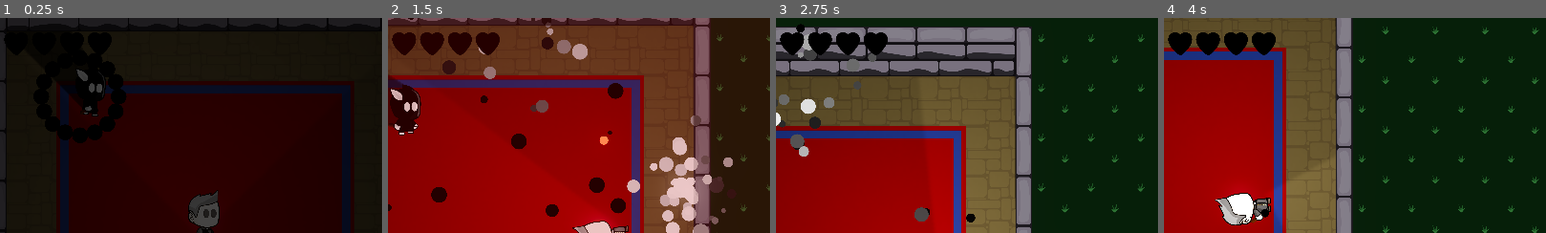
Above: before the commit, frames 1-4 (left to right).
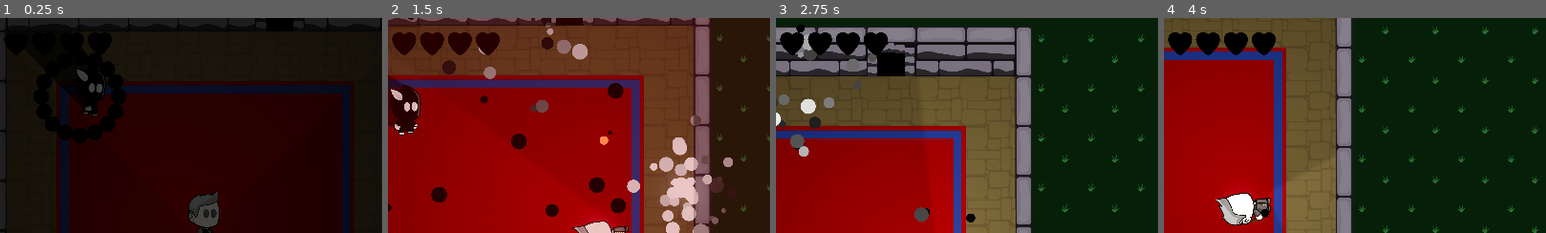
Above: after the commit, the same moments.

Repository: richardpjames/Demon-Slayer
Game: Godot game, scene res://scenes/levels/level_two.tscn
The game is run twice, just before and just after one commit, with the same random seed, the same clock (stepped at 60 frames per second) and the same inputs. This scene is started directly instead of the project's main scene.
Inputs (mouse positions are % of the whole screen's width and height, from its top left):
- Up to frame 1 (0.25 s): no input
- Up to frame 2 (1.5 s): move the mouse to (72, 45) at 0.52 s; hold Right (Right) 0.53-1.28 s; right-click (72, 45) at 0.6 s; move the mouse to (30, 55) at 1.27 s; hold Down (Down) from 1.28 s (still down); click (30, 55) at 1.35 s
- Up to frame 3 (2.75 s): move the mouse to (60, 28) at 2.02 s; release Down (Down) at 2.03 s; hold Right (Right) from 2.03 s (still down); right-click (60, 28) at 2.1 s
- Up to frame 4 (4 s): move the mouse to (45, 70) at 2.77 s; release Right (Right) at 2.78 s; hold Up (Up) 2.78-3.53 s; click (45, 70) at 2.85 s; move the mouse to (80, 65) at 3.52 s; hold Left (Left) from 3.53 s (still down); right-click (80, 65) at 3.6 s
The pictures show only the part of the screen within x 23-73%, y 0-50%; the shares and areas given below are measured in that part.

The runs differ from the first frame. In frame 1, 0.3% of the frame differs, in the area x 66-80%, y 0-5%; in frame 2, 0.2%; in frame 3, 1.1%, in the area x 23-37%, y 5-28%; in frame 4, nothing differs.

Commit message:
Added game win screen

Diff:
--- a/scenes/levels/level_two.tscn
+++ b/scenes/levels/level_two.tscn
@@ -6,6 +6,8 @@
 [ext_resource type="PackedScene" uid="uid://d3vdfbbuf72m8" path="res://scenes/ui/hud.tscn" id="4_hn2r5"]
 [ext_resource type="PackedScene" uid="uid://bidlbshk7kk32" path="res://scenes/enemies/void.tscn" id="5_imftg"]
 [ext_resource type="PackedScene" uid="uid://d4c7yn5ihktqi" path="res://scenes/fx/fade_in.tscn" id="6_6f383"]
+[ext_resource type="PackedScene" uid="uid://bxx83uwyeut2i" path="res://scenes/environment/level_teleporter.tscn" id="7_j5r13"]
+[ext_resource type="PackedScene" uid="uid://dcr8bemaliytj" path="res://scenes/ui/you_win.tscn" id="8_tessp"]
 
 [node name="LevelTwo" type="Node2D"]
 
@@ -13,7 +15,7 @@
 
 [node name="TileMapLayer" type="TileMapLayer" parent="TileMaps"]
 z_index = -2
-tile_map_data = PackedByteArray("AAD///7/AAACAAIAAAD/////AAA …(1192 unchanged characters)… ///v/AAACAAAAAAAAAPv/AAACAAAAAAABAPv/AAACAAAAAAACAPv/AAACAAAAAAAEAPv/AAAAAAEAAAAEAPz …(5103 unchanged characters)…
+tile_map_data = PackedByteArray("AAD///7/AAACAAIAAAD/////AAA …(1192 unchanged characters)… ///v/AAACAAAAAAAAAPv/AAACAAAAAAABAPv/AAAAAAIAAAACAPv/AAACAAAAAAAEAPv/AAAAAAEAAAAEAPz …(5103 unchanged characters)…
 tile_set = ExtResource("1_eld2y")
 
 [node name="TileMapLayer2" type="TileMapLayer" parent="TileMaps"]
@@ -36,3 +38,7 @@
 position = Vector2(-756, -823)
 
 [node name="FadeIn" parent="." instance=ExtResource("6_6f383")]
+
+[node name="LevelTeleporter" parent="." instance=ExtResource("7_j5r13")]
+position = Vector2(445, -1299)
+level = ExtResource("8_tessp")
--- /dev/null
+++ b/scenes/ui/you_win.tscn
@@ -0,0 +1,37 @@
+[gd_scene load_steps=3 format=3 uid="uid://dcr8bemaliytj"]
+
+[ext_resource type="Script" path="res://scripts/ui/game_over.gd" id="1_jq7fh"]
+[ext_resource type="PackedScene" uid="uid://d4c7yn5ihktqi" path="res://scenes/fx/fade_in.tscn" id="2_yqy1p"]
+
+[node name="GameOver" type="Control" node_paths=PackedStringArray("menu_button")]
+layout_mode = 3
+anchors_preset = 15
+anchor_right = 1.0
+anchor_bottom = 1.0
+grow_horizontal = 2
+grow_vertical = 2
+script = ExtResource("1_jq7fh")
+menu_button = NodePath("CenterContainer/VBoxContainer/Button")
+
+[node name="CenterContainer" type="CenterContainer" parent="."]
+layout_mode = 1
+anchors_preset = 15
+anchor_right = 1.0
+anchor_bottom = 1.0
+grow_horizontal = 2
+grow_vertical = 2
+
+[node name="VBoxContainer" type="VBoxContainer" parent="CenterContainer"]
+layout_mode = 2
+
+[node name="Label" type="Label" parent="CenterContainer/VBoxContainer"]
+layout_mode = 2
+text = "Congratulations! The demons are defeated!"
+horizontal_alignment = 1
+
+[node name="Button" type="Button" parent="CenterContainer/VBoxContainer"]
+custom_minimum_size = Vector2(300, 0)
+layout_mode = 2
+text = "Main Menu"
+
+[node name="FadeIn" parent="." instance=ExtResource("2_yqy1p")]
Not shown: 1 places in scenes/levels/level_two.tscn that only renumber resources
